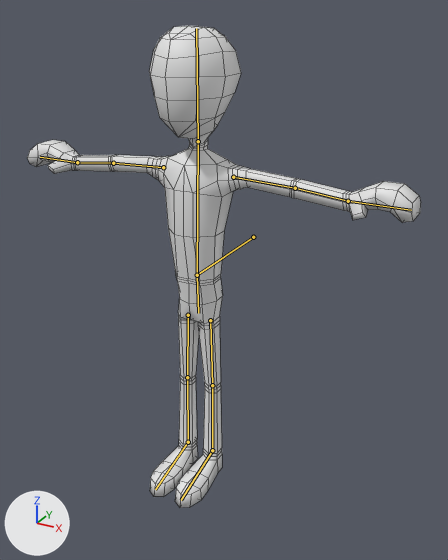
Before and after pictures for a commit that changed the Blender file UnityProject/Assets/Raw/Graphics/Models/Blend/Actor.blend.
Both versions are drawn from a camera (50 mm lens) standing at (0.991, -1.613, 1.594) and looking at (0.12, -0.029, 0.802). Lighting does not change. The marker at lower left points along +X, +Y and +Z. The bones that bend it are drawn over the model as lines. Mesh edges are drawn as thin lines.

Names of what the first picture shows: 'Actor'.
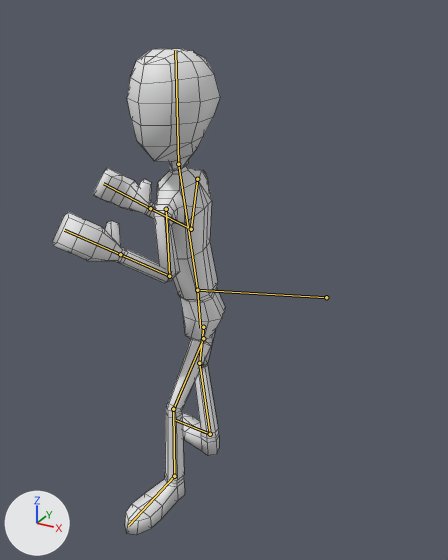
The newer file adds an action. The first version stands in its rest pose; the second is drawn at frame 0 of the action 'Forward'.

Pixel boxes [x1, y1, x2, y2] of what changed, in the pictures (448 x 560 px):
'Actor', posed (56% narrower)
    before: [27, 26, 421, 508]
    after: [52, 48, 225, 534]
bone 'Root', root to tip
    before: (253, 237) to (197, 275)
    after: (326, 297) to (197, 290)
bone 'Chest', root to tip
    before: (197, 275) to (198, 141)
    after: (197, 290) to (178, 164)
bone 'UpperArm.R', root to tip
    before: (163, 167) to (113, 163)
    after: (197, 179) to (191, 229)
bone 'LowerArm.R', root to tip
    before: (113, 163) to (77, 162)
    after: (191, 229) to (150, 208)
bone 'Head', root to tip
    before: (198, 141) to (196, 28)
    after: (178, 164) to (175, 50)
bone 'UpperArm.L', root to tip
    before: (233, 177) to (295, 188)
    after: (166, 209) to (169, 276)
bone 'LowerArm.L', root to tip
    before: (295, 188) to (348, 201)
    after: (169, 276) to (120, 254)
bone 'UpperLeg.R', root to tip
    before: (188, 315) to (187, 377)
    after: (203, 327) to (199, 363)
bone 'LowerLeg.R', root to tip
    before: (187, 377) to (188, 442)
    after: (199, 363) to (210, 434)
bone 'Foot.R', root to tip
    before: (188, 442) to (155, 489)
    after: (210, 434) to (175, 420)
bone 'UpperLeg.L', root to tip
    before: (210, 320) to (212, 385)
    after: (203, 338) to (173, 409)
bone 'LowerLeg.L', root to tip
    before: (212, 385) to (212, 450)
    after: (173, 409) to (174, 476)

The change in detail:
Bone 'Root' (bone_root) moves from (0.0, 0.0, 0.0) to (0.402, 0.278, 0.052).
Bone 'Root' (bone_root) turns from (0, 0, 0) to (0, 0, 69) degrees about its own x, y and z.
Bone 'Chest' (bone_chest) turns from (0, 0, 0) to (9, -11, -7) degrees about its own x, y and z.
Bone 'UpperArm.R' (bone_upperarm_r) turns from (0, 0, 0) to (-83, 21, -4) degrees about its own x, y and z.
Bone 'LowerArm.R' (bone_lowerarm_r) turns from (0, 0, 0) to (-27, 26, 103) degrees about its own x, y and z.
Bone 'Head' (bone_head) moves from (0.0, 0.0, 0.0) to (0.008, -0.004, -0.034).
Bone 'Head' (bone_head) turns from (0, 0, 0) to (-31, 74, -24) degrees about its own x, y and z.
Bone 'UpperArm.L' (bone_upperarm_l) turns from (0, 0, 0) to (74, 1, 12) degrees about its own x, y and z.
Bone 'LowerArm.L' (bone_lowerarm_l) moves from (0.0, 0.0, 0.0) to (0.063, 0.006, 0.025).
Bone 'LowerArm.L' (bone_lowerarm_l) turns from (0, 0, 0) to (-41, 29, 106) degrees about its own x, y and z.
Bone 'UpperLeg.R' (bone_upperleg_r) turns from (0, 0, 0) to (26, -2, 8) degrees about its own x, y and z.
Bone 'LowerLeg.R' (bone_lowerleg_r) turns from (0, 0, 0) to (-45, 21, -45) degrees about its own x, y and z.
Bone 'Foot.R' (bone_foot_r) turns from (0, 0, 0) to (20, -7, -4) degrees about its own x, y and z.
Bone 'UpperLeg.L' (bone_upperleg_l) moves from (0.0, 0.0, 0.0) to (0.015, 0.0, 0.008).
Bone 'UpperLeg.L' (bone_upperleg_l) turns from (0, 0, 0) to (-36, -31, 41) degrees about its own x, y and z.
Bone 'LowerLeg.L' (bone_lowerleg_l) turns from (0, 0, 0) to (10, -14, -39) degrees about its own x, y and z.
